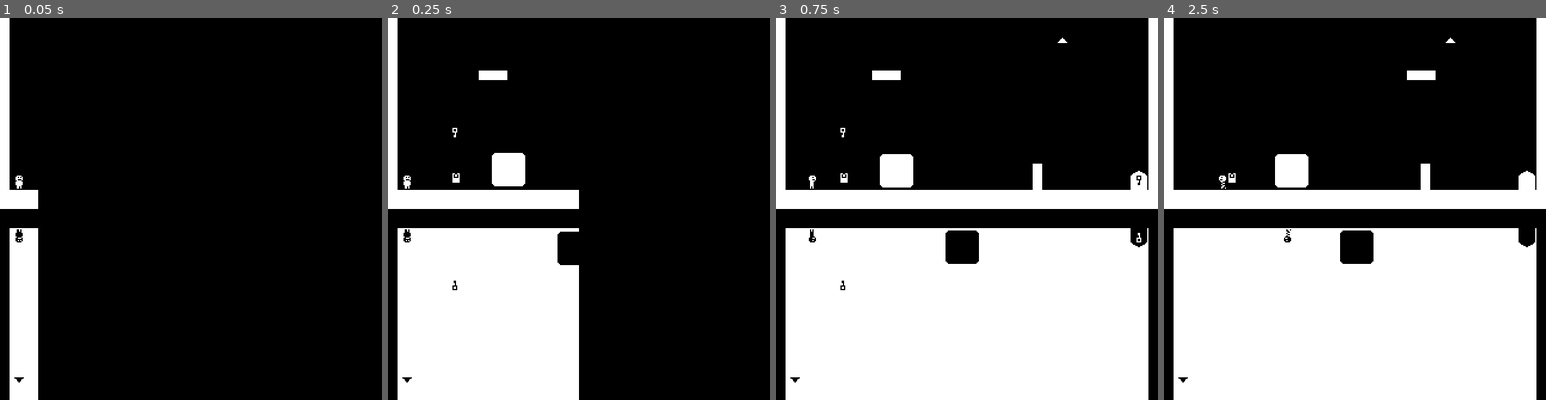
Above: before the commit, frames 1-4 (left to right).
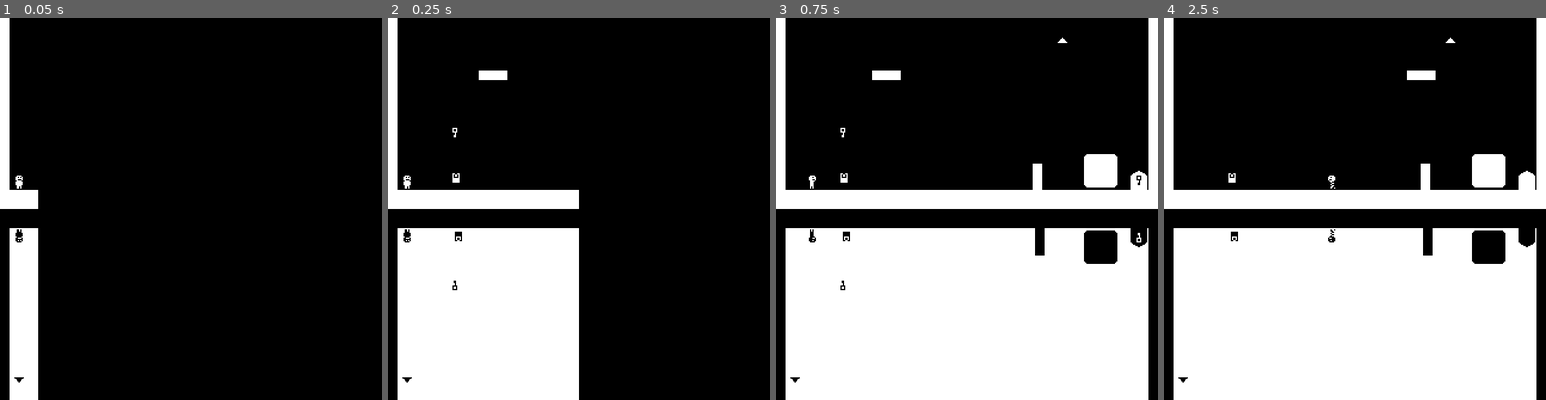
Above: after the commit, the same moments.

Repository: brianhall1313/Me-and-My-Shadow
Game: Godot game, scene res://Scenes/level_test.tscn
The game is run twice, just before and just after one commit, with the same random seed, the same clock (stepped at 60 frames per second) and the same inputs. This scene is started directly instead of the project's main scene.
Inputs:
- Up to frame 1 (0.05 s): no input
- Up to frame 2 (0.25 s): no input
- Up to frame 3 (0.75 s): hold Right (move_right) from 0.53 s (still down); tap Up (interact) at 0.6 s
- Up to frame 4 (2.5 s): tap Space (jump) at 0.77, 1.52 s; tap Enter at 1.25 s; tap Up (interact) at 1.35, 2.1 s; release Right (move_right) at 2.03 s; hold Left (move_left) from 2.03 s (still down)

Frame 1 is identical in both runs. In frame 2, 1.3% of the frame differs, in the area x 17-50%, y 35-65%; in frame 3, 3.2%; in frame 4, 3.4%, in the area x 14-90%, y 35-65%.

Commit message:
shadow switch done too, fixed collision bug

Diff:
--- /dev/null
+++ b/Scenes/black_switch.tscn
@@ -0,0 +1,20 @@
+[gd_scene load_steps=4 format=3 uid="uid://bk2qm4ndbmvd1"]
+
+[ext_resource type="Script" path="res://Scenes/switch.gd" id="1_a0j3f"]
+[ext_resource type="Texture2D" uid="uid://dwgkwiahua8so" path="res://Textures/black_switch.png" id="2_xx1n6"]
+
+[sub_resource type="RectangleShape2D" id="RectangleShape2D_w7lqi"]
+size = Vector2(6, 8)
+
+[node name="black_switch" type="Area2D"]
+script = ExtResource("1_a0j3f")
+
+[node name="switch_shape" type="CollisionShape2D" parent="."]
+shape = SubResource("RectangleShape2D_w7lqi")
+
+[node name="switch_sprite" type="Sprite2D" parent="."]
+texture = ExtResource("2_xx1n6")
+flip_v = true
+
+[connection signal="body_entered" from="." to="." method="_on_body_entered"]
+[connection signal="body_exited" from="." to="." method="_on_body_exited"]
--- a/Scenes/level_test.tscn
+++ b/Scenes/level_test.tscn
@@ -16,6 +16,8 @@
 [ext_resource type="PackedScene" uid="uid://tekfpdogpack" path="res://Scenes/moving_platform.tscn" id="14_3ed0j"]
 [ext_resource type="PackedScene" uid="uid://qr8nx2aqrhmg" path="res://Scenes/white_switch.tscn" id="15_uyfgu"]
 [ext_resource type="PackedScene" uid="uid://clsg4ivfsr1aq" path="res://Scenes/toggle_wall_white.tscn" id="16_yldhq"]
+[ext_resource type="PackedScene" uid="uid://blfym1i34rfo7" path="res://Scenes/toggle_wall_black.tscn" id="17_st3v5"]
+[ext_resource type="PackedScene" uid="uid://bk2qm4ndbmvd1" path="res://Scenes/black_switch.tscn" id="18_s2vyl"]
 
 [sub_resource type="TileSetAtlasSource" id="TileSetAtlasSource_svles"]
 texture = ExtResource("2_iq44j")
@@ -103,10 +105,10 @@
 position = Vector2(56, 224)
 
 [node name="white_block" parent="." instance=ExtResource("11_l773i")]
-position = Vector2(101, 127)
+position = Vector2(272, 128)
 
 [node name="black_block" parent="." instance=ExtResource("12_1ridc")]
-position = Vector2(156, 193)
+position = Vector2(272, 192)
 
 [node name="pause_menu" type="PanelContainer" parent="."]
 process_mode = 3
@@ -166,5 +168,12 @@
 [node name="toggle_wall_white" parent="." instance=ExtResource("16_yldhq")]
 position = Vector2(215, 122)
 
+[node name="toggle_wall_black" parent="." instance=ExtResource("17_st3v5")]
+position = Vector2(217, 175)
+
+[node name="black_switch" parent="." node_paths=PackedStringArray("wall") instance=ExtResource("18_s2vyl")]
+position = Vector2(59, 183)
+wall = NodePath("../toggle_wall_black")
+
 [connection signal="button_up" from="pause_menu/VBoxContainer/VBoxContainer/continue" to="." method="close_pause"]
 [connection signal="button_up" from="pause_menu/VBoxContainer/VBoxContainer/quit_to_main" to="." method="_on_quit_to_main_button_up"]
--- a/Scenes/player.tscn
+++ b/Scenes/player.tscn
@@ -63,7 +63,7 @@
 [sub_resource type="RectangleShape2D" id="RectangleShape2D_72rwe"]
 size = Vector2(6, 14)
 
-[node name="player" type="CharacterBody2D"]
+[node name="player" type="CharacterBody2D" groups=["player"]]
 collision_layer = 47
 collision_mask = 47
 floor_constant_speed = true
--- a/Scenes/shadow.tscn
+++ b/Scenes/shadow.tscn
@@ -63,8 +63,8 @@
 [sub_resource type="RectangleShape2D" id="RectangleShape2D_tyaoo"]
 size = Vector2(6, 14)
 
-[node name="shadow" type="CharacterBody2D"]
-collision_layer = 46
+[node name="shadow" type="CharacterBody2D" groups=["player"]]
+collision_layer = 47
 collision_mask = 47
 up_direction = Vector2(0, 1)
 floor_constant_speed = true
--- a/Scenes/switch.gd
+++ b/Scenes/switch.gd
@@ -5,27 +5,28 @@
 # Called when the node enters the scene tree for the first time.
 @export var wall:ToggleWall
 
-func _ready() -> void:
-	pass # Replace with function body.
-
 
 # Called every frame. 'delta' is the elapsed time since the previous frame.
-func _process(delta: float) -> void:
+func _process(_delta: float) -> void:
 	if flipable:
 		if Input.is_action_just_pressed("interact"):
 			if flipped:
-				$switch_sprite.flip_v = false
+				$switch_sprite.flip_v = not $switch_sprite.flip_v
 				flipped=false
 				wall.reappear()
 			else:
-				$switch_sprite.flip_v = true
+				$switch_sprite.flip_v = not $switch_sprite.flip_v
 				flipped=true
 				wall.disappear()
 
 
 func _on_body_entered(body: Node2D) -> void:
-	flipable = true
+	if body.is_in_group("player"):
+		print("entered")
+		flipable = true
 
 
 func _on_body_exited(body: Node2D) -> void:
-	flipable = false
+	if body.is_in_group("player"):
+		print("exited")
+		flipable = false
--- /dev/null
+++ b/Scenes/toggle_wall_black.tscn
@@ -0,0 +1,18 @@
+[gd_scene load_steps=3 format=3 uid="uid://blfym1i34rfo7"]
+
+[ext_resource type="Script" path="res://Scenes/toggle_wall.gd" id="1_ta0mx"]
+
+[sub_resource type="RectangleShape2D" id="RectangleShape2D_4gm4y"]
+size = Vector2(8, 24)
+
+[node name="toggle_wall_black" type="StaticBody2D"]
+script = ExtResource("1_ta0mx")
+
+[node name="CollisionShape2D" type="CollisionShape2D" parent="."]
+position = Vector2(4, 12)
+shape = SubResource("RectangleShape2D_4gm4y")
+
+[node name="ColorRect" type="ColorRect" parent="."]
+offset_right = 8.0
+offset_bottom = 24.0
+color = Color(0, 0, 0, 1)
--- a/project.godot
+++ b/project.godot
@@ -34,6 +34,10 @@
 [filesystem]
 
 import/blender/enabled=false
+
+[global_group]
+
+player=""
 
 [input]
 
Not shown: 1 places in Scenes/level_test.tscn that only renumber resources
